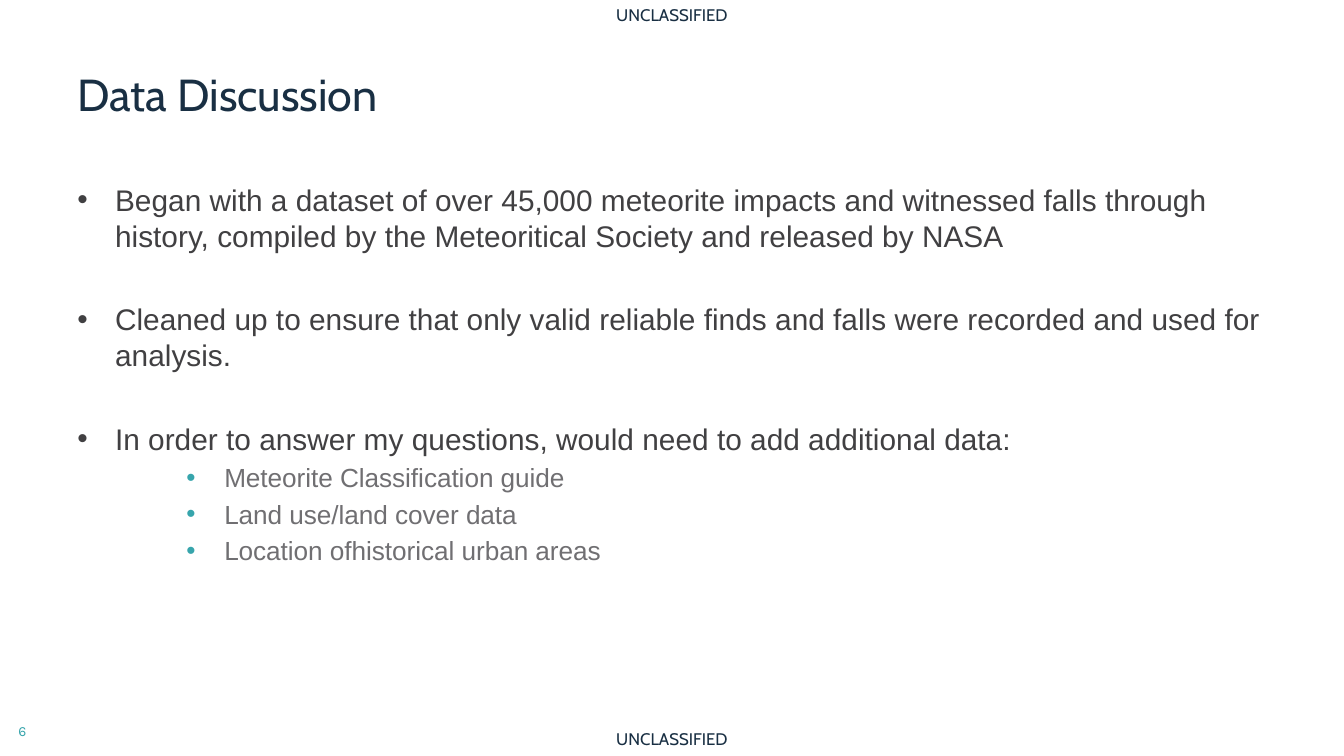
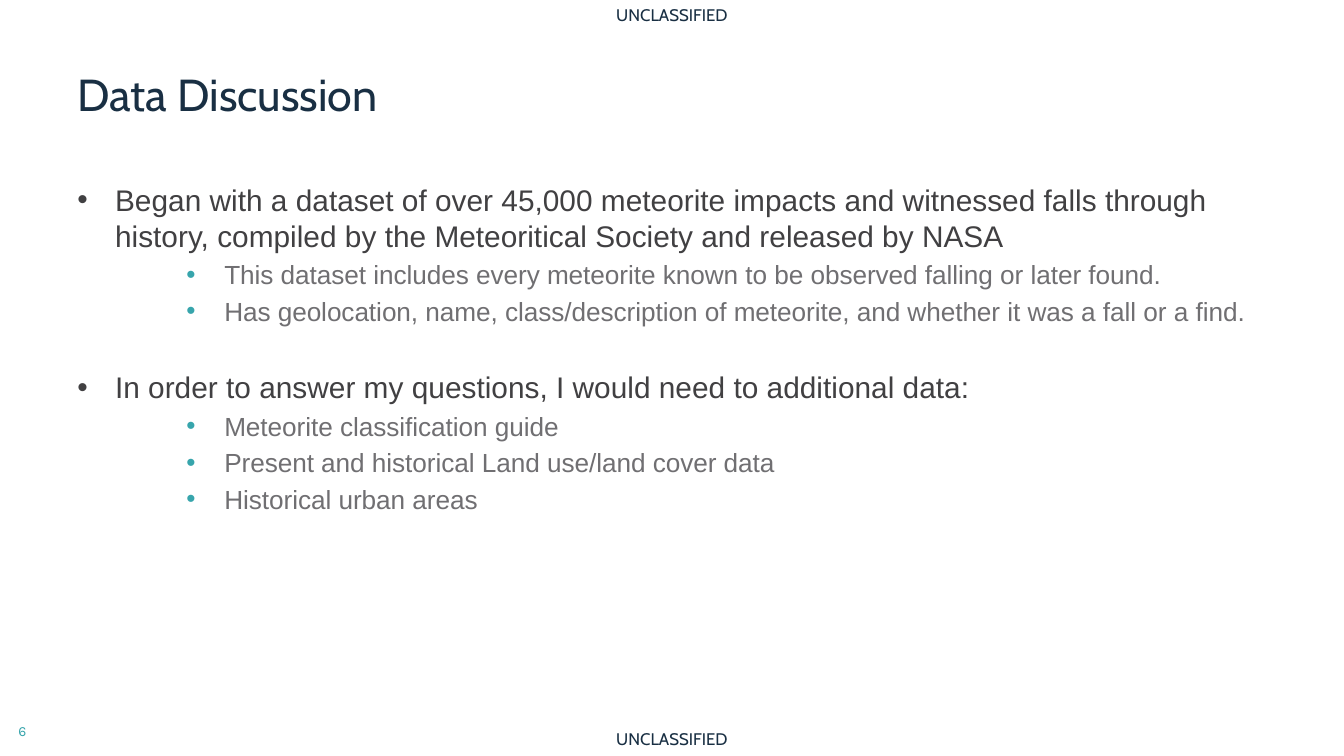
Before and after one commit to mwy912/capstone, a slide deck: slide 6 of milestones/milestone_8/matthew_younce_capstone.pptx. Drawn at 1344x756 pixels with LibreOffice and Linux fonts; fonts in the diff are those of the drawing; background and template pictures are left out. Boxes give left, top, right and bottom in pixels: in the first picture for what was removed or moved away, otherwise in the second. Text is boxed around its words. In the diff, an @@ line names an element or a change of style, - is before the commit and + after.

```diff
--- a/milestones/milestone_8/matthew_younce_capstone.pptx
+++ b/milestones/milestone_8/matthew_younce_capstone.pptx
@@ text at bbox=[115, 265, 1245, 509]: text changed; size 21.3 to 18.7 pt; text colour #414042 to #706F72 @@
-• Cleaned up to ensure that only valid reliable finds and falls were recorded and used for analysis.
-• In order to answer my questions, would need to add additional data:
-  • Meteorite Classification guide
-  • Land use/land cover data
-  • Location ofhistorical urban areas
+  • This dataset includes every meteorite known to be observed falling or later found.
+  • Has geolocation, name, class/description of meteorite, and whether it was a fall or a find.
+• In order to answer my questions, I would need to additional data:
+  • Meteorite classification guide
+  • Present and historical Land use/land cover data
+  • Historical urban areas
```
Also in this commit, not shown: 3 other slides changed, 12 slides added, 2 slides removed, 2 other files.
